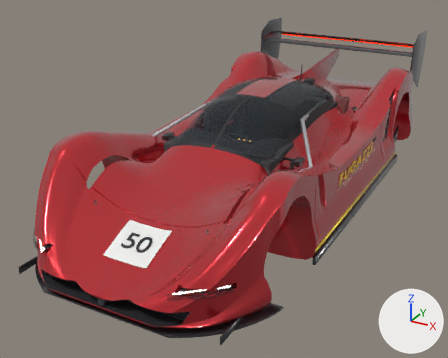
The Blender file content/cars/fugazzi-994p-hypercar/fugazzi_994p.blend as it was, and as the next commit left it.
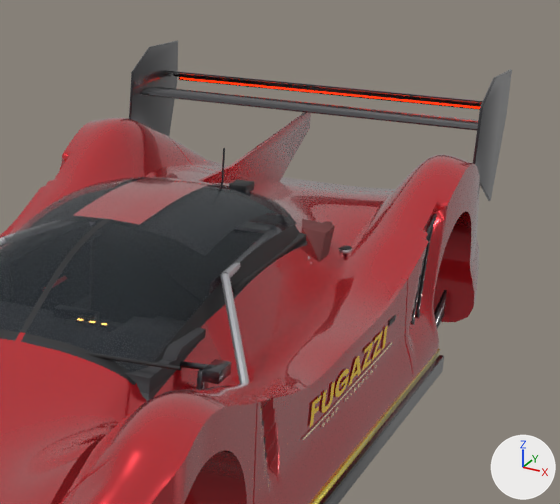
Old and new are each drawn whole from a 50 mm camera at (2.45, -5.21, 2.61) aimed at (-0.23, -0.34, 0.17) and again close up on the part from 46% to 100% of the width and 0% to 61% of the height. The lights are fixed; the arrows at lower right show +X, +Y and +Z. The older version's two pictures come first.

Before the edit, the objects in view are built like this:
```python
ob_fugazzi_994p = bpy.data.objects.new('fugazzi_994p', me_fugazzi_994p)
ob_fugazzi_994p.location = (0.0, 0.0, 0.0)
```
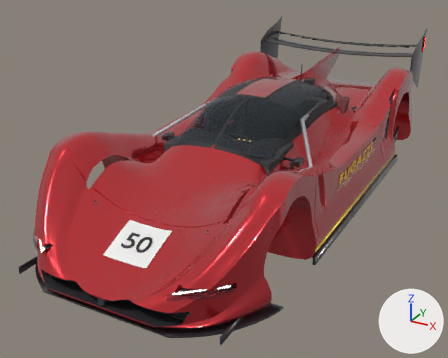
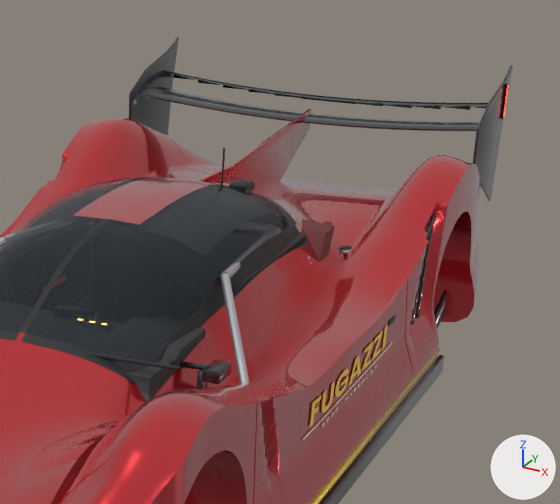
The change, as a diff of the scene's bpy script:
```diff
--- a/content/cars/fugazzi-994p-hypercar/fugazzi_994p.blend.py
+++ b/content/cars/fugazzi-994p-hypercar/fugazzi_994p.blend.py
@@ me_fugazzi_994p @@
 # used by ob_fugazzi_994p; location = (0.0, 0.0, 0.0)
-me_fugazzi_994p.from_pydata(...)  # 47286 vertices, 44262 faces; spans x -1.07..1.07, y -2.52..2.57, z 0.02..1.27
+me_fugazzi_994p.from_pydata(...)  # 49104 vertices, 46057 faces; spans x -1.07..1.07, y -2.52..2.57, z 0.02..1.27
+# me_fugazzi_994p part 1: the loose piece of 56 vertices spanning x -0.94..0.94, y 2.49..2.5, z 1.06..1.08 is copied, and the copy is scaled about its middle by (0.0833, 1, 1), then moved by (0.7, 0.0, -0.02); it spans x 0.62..0.78, y 2.49..2.5, z 1.04..1.06
+# me_fugazzi_994p part 2: the loose piece of 56 vertices spanning x -0.88..0.88, y 2.45..2.46, z 1.05..1.07 is scaled about its middle by (0.0045, 5.05, 11.3), then moved by (-0.96, 0.0, 0.05), in mat_car_lamp_housing (black #242427)
+# me_fugazzi_994p part 3: the loose piece of 56 vertices spanning x -0.88..0.88, y 2.46..2.47, z 1.05..1.07 is scaled about its middle by (0.00222, 1.7, 8.22), then moved by (-0.96, -0.01, 0.05), in mat_car_brakelight (red #cb2727, glowing red #ff2700)
+# me_fugazzi_994p part 4: the loose piece of 56 vertices spanning x -0.88..0.88, y 2.46, z 1.06..1.07 is scaled about its middle by (0.00451, 4.2, 18.1), then moved by (0.96, -0.01, 0.05), in mat_car_lamp_housing (black #242427)
+# me_fugazzi_994p part 5: a new loose piece of 68 vertices spanning x -0.16..0.16, y 2.49..2.5, z 1.01..1.03, in mat_car_carbon (dark grey #303035)
+# me_fugazzi_994p part 6: 217 vertices moved from x -0.95..0.95, y 1.96..2.57, z 1.02..1.27 to x -0.95..0.95, y 1.94..2.57, z 1.0..1.27; 21 vertices removed from x -0.95..0.95, y 2.37..2.56, z 1.06..1.26; 1267 vertices added at x -0.95..0.95, y 2.04..2.57, z 0.95..1.27
+# me_fugazzi_994p part 7: 155 kept faces spanning x -0.95..0.95, y 1.94..2.57, z 0.58..1.27 get new texture (UV) coordinates
+# other edits to the shape of me_fugazzi_994p do not show in these pictures
 me_fugazzi_994p.materials.append(mat_car_paint)
```

Changed parts and their boxes (x1, y1, x2, y2) in the close-ups (560 x 504 px; the box of a moved part takes in the faces that stretch with it):
'fugazzi_994p', reshaped
    before: (0, 41, 512, 504)
    after: (0, 37, 513, 504)
part 1 of me_fugazzi_994p, added
    after: (445, 107, 471, 110)
part 2 of me_fugazzi_994p, moved or reshaped (not visible afterwards)
    before: (179, 77, 480, 110)
part 3 of me_fugazzi_994p, moved or reshaped (not visible afterwards)
    before: (179, 76, 480, 110)
part 4 of me_fugazzi_994p, moved or reshaped (not visible before)
    after: (501, 83, 508, 119)
part 5 of me_fugazzi_994p, added
    after: (301, 97, 355, 104)
part 6 of me_fugazzi_994p, reshaped
    before: (131, 41, 512, 200)
    after: (131, 37, 513, 200)
part 7 of me_fugazzi_994p, surface changed
    before: (129, 47, 496, 148)
    after: (129, 69, 491, 148)
